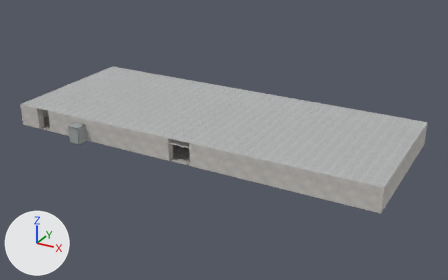
A saved change to the glTF model assets/campus/scenes/lab1.glb.
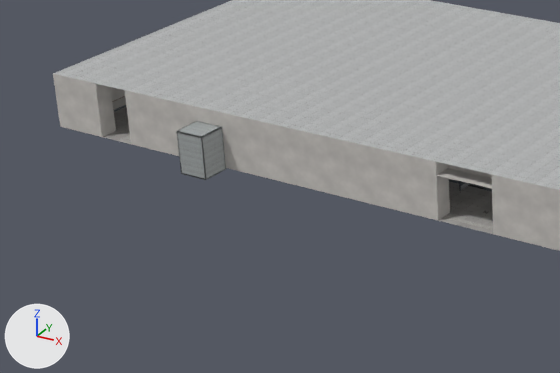
Old and new are each drawn whole from a 50 mm camera at (37.6, -66.3, 32.5) aimed at (1.5, -0.8, -0.3) and again close up on the part from 0% to 48% of the width and 27% to 78% of the height. The lights are fixed; the arrows at lower left show +X, +Y and +Z. The first two pictures are the older version. Where no turn or scale is listed for an object, it has been applied to the vertices. Vertices at exactly the same position are counted once.

The older version as bpy lines, for what is in view:
```python
ob_door_open__23_15__10_geo_m1 = bpy.data.objects.new('door_open__23_15__10_geo_m1', me_mesh_81)
ob_door_open__23_15__10_geo_m1.location = (0.0, 0.0, 0.0)
ob_door_open__23_15__10_geo_m3 = bpy.data.objects.new('door_open__23_15__10_geo_m3', me_mesh_83)
ob_door_open__23_15__10_geo_m3.location = (0.0, 0.0, 0.0)
ob_lab1_m0 = bpy.data.objects.new('lab1_m0', me_mesh_33)
ob_lab1_m0.location = (0.0, 0.0, 0.0)
ob_lab1_m1 = bpy.data.objects.new('lab1_m1', me_mesh_34)
ob_lab1_m1.location = (0.0, 0.0, 0.0)
ob_lab1_m10 = bpy.data.objects.new('lab1_m10', me_mesh_43)
ob_lab1_m10.location = (0.0, 0.0, 0.0)
ob_lab1_m2 = bpy.data.objects.new('lab1_m2', me_mesh_35)
ob_lab1_m2.location = (0.0, 0.0, 0.0)
ob_lab1_m3 = bpy.data.objects.new('lab1_m3', me_mesh_36)
ob_lab1_m3.location = (0.0, 0.0, 0.0)
ob_lab1_m4 = bpy.data.objects.new('lab1_m4', me_mesh_37)
ob_lab1_m4.location = (0.0, 0.0, 0.0)
ob_lab1_m7 = bpy.data.objects.new('lab1_m7', me_mesh_40)
ob_lab1_m7.location = (0.0, 0.0, 0.0)
```
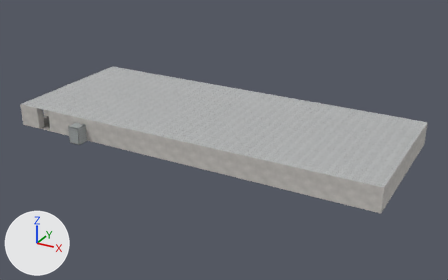
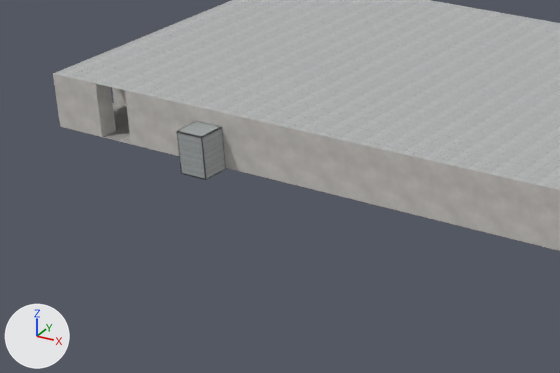
The change, as a list of edits to the scene's bpy script:
```text
Change mat_meshphongmaterial_028:
    where n0 = _N.new('ShaderNodeBsdfPrincipled'); n0.name = 'Principled BSDF'
    n0.inputs[2].default_value: 0.7 -> 0.94  # 'Roughness'
    where n4 = _N.new('ShaderNodeTexImage'); n4.name = 'Image Texture'
    n4.image: img_17dd50066a40793f_png -> img_5a6553f9cf94d7a2_png
    where n6 = _N.new('ShaderNodeTexImage'); n6.name = 'Image Texture.001'
    n6.image: img_82b791b84dc1ad98_png -> img_0886ee82539a839b_png
Change mat_meshphongmaterial_030:
    where n0 = _N.new('ShaderNodeBsdfPrincipled'); n0.name = 'Principled BSDF'
    n0.inputs[2].default_value: 0.96 -> 0.7  # 'Roughness'
    where n4 = _N.new('ShaderNodeTexImage'); n4.name = 'Image Texture'
    n4.image: img_634af403fd74aff1_png -> img_17dd50066a40793f_png
    where n6 = _N.new('ShaderNodeTexImage'); n6.name = 'Image Texture.001'
    n6.image: img_1a16e9578374db38_png -> img_82b791b84dc1ad98_png
Change mat_meshphongmaterial_065:
    where n0 = _N.new('ShaderNodeBsdfPrincipled'); n0.name = 'Principled BSDF'
    n0.inputs[2].default_value: 0.96 -> 0.6  # 'Roughness'
    where n4 = _N.new('ShaderNodeTexImage'); n4.name = 'Image Texture'
    n4.image: img_634af403fd74aff1_png -> img_5cda550752ff0ca4_png
    where n6 = _N.new('ShaderNodeTexImage'); n6.name = 'Image Texture.001'
    n6.image: img_1a16e9578374db38_png -> img_2f63d32582af7191_png
Change mat_meshphongmaterial_067:
    where n0 = _N.new('ShaderNodeBsdfPrincipled'); n0.name = 'Principled BSDF'
    n0.inputs[2].default_value: 0.6 -> 0.96  # 'Roughness'
    where n4 = _N.new('ShaderNodeTexImage'); n4.name = 'Image Texture'
    n4.image: img_5cda550752ff0ca4_png -> img_634af403fd74aff1_png
    where n6 = _N.new('ShaderNodeTexImage'); n6.name = 'Image Texture.001'
    n6.image: img_2f63d32582af7191_png -> img_1a16e9578374db38_png
Change mat_meshphongmaterial_069:
    where n0 = _N.new('ShaderNodeBsdfPrincipled'); n0.name = 'Principled BSDF'
    n0.inputs[2].default_value: 0.96 -> 0.6  # 'Roughness'
    where n4 = _N.new('ShaderNodeTexImage'); n4.name = 'Image Texture'
    n4.image: img_634af403fd74aff1_png -> img_5cda550752ff0ca4_png
    where n6 = _N.new('ShaderNodeTexImage'); n6.name = 'Image Texture.001'
    n6.image: img_1a16e9578374db38_png -> img_2f63d32582af7191_png
Change mat_meshphongmaterial_071:
    where n0 = _N.new('ShaderNodeBsdfPrincipled'); n0.name = 'Principled BSDF'
    n0.inputs[2].default_value: 0.6 -> 0.96  # 'Roughness'
    where n4 = _N.new('ShaderNodeTexImage'); n4.name = 'Image Texture'
    n4.image: img_5cda550752ff0ca4_png -> img_634af403fd74aff1_png
    where n6 = _N.new('ShaderNodeTexImage'); n6.name = 'Image Texture.001'
    n6.image: img_2f63d32582af7191_png -> img_1a16e9578374db38_png
Change me_mesh_33:
    where me_mesh_33.from_pydata(...)  # 1071 vertices, 2000 faces; spans x -25.0..25.0, y -10.0..10.0, z 0.0
    remove me_mesh_33.materials.append(mat_meshphongmaterial_026)
    add me_mesh_33.materials.append(mat_meshphongmaterial_028)
Change me_mesh_34:
    where me_mesh_34.from_pydata(...)  # 4 vertices, 2 faces; spans x -25.0..25.0, y -10.0..10.0, z 3.0
    remove me_mesh_34.materials.append(mat_meshphongmaterial_027)
    add me_mesh_34.materials.append(mat_meshphongmaterial_029)
Change me_mesh_35:
    remove me_mesh_35.from_pydata(...)  # 438 vertices, 678 faces; spans x -25.0..25.0, y -10.0..10.0, z 0.0..3.0
    remove me_mesh_35.materials.append(mat_meshphongmaterial_028)
    add me_mesh_35.from_pydata(...)  # 419 vertices, 646 faces; spans x -25.0..25.0, y -10.0..10.0, z 0.0..3.0
    me_mesh_35 part 1: 7 vertices removed from x -24.0, y -10.0..-6.0, z 0.0..3.0; 14 vertices added at x -25.0..-24.0, y -9.0..-6.0, z 0.0..3.0
    other edits to the shape of me_mesh_35 do not show in these pictures
    add me_mesh_35.materials.append(mat_meshphongmaterial_030)
Change me_mesh_36:
    remove me_mesh_36.from_pydata(...)  # 1145 vertices, 1616 faces; spans x -24.1..24.0, y -11.5..9.0, z 0.0..2.4
    add me_mesh_36.from_pydata(...)  # 1133 vertices, 1596 faces; spans x -24.1..24.0, y -11.5..9.0, z 0.0..2.4
    me_mesh_36 part 2: 1590 faces spanning x -24.1..24.0, y -11.5..9.0, z 0.0..2.4 switch from mat_meshphongmaterial_029 to mat_meshphongmaterial_031
    edits to the shape of me_mesh_36 do not show in these pictures
Change me_mesh_43:
    remove me_mesh_43.from_pydata(...)  # 200 vertices, 336 faces; spans x -20.0..17.0, y -9.6..8.9, z 0.0..1.0
    remove me_mesh_43.materials.append(mat_meshphongmaterial_035)
    add me_mesh_43.from_pydata(...)  # 104 vertices, 168 faces; spans x -24.6..17.0, y -9.0..8.9, z 0.0..0.9
    me_mesh_43 part 3: the loose piece of 16 vertices spanning x -1.0..2.0, y -9.6..-9.4, z 0.0 is turned -90 degrees about the z axis through its middle, then moved by (-25.0, 2.0, 0.0), in mat_meshphongmaterial_037
    other edits to the shape of me_mesh_43 do not show in these pictures
    add me_mesh_43.materials.append(mat_meshphongmaterial_037)
Change me_mesh_44:
    where me_mesh_44.from_pydata(...)  # 604 vertices, 1192 faces; spans x -19.0..23.7, y -8.6..8.8, z 0.0..1.4
    remove me_mesh_44.materials.append(mat_meshphongmaterial_036)
    add me_mesh_44.materials.append(mat_meshphongmaterial_038)
Change me_mesh_77:
    where me_mesh_77.from_pydata(...)  # 338 vertices, 632 faces; spans x -1.94..-1.11, y -5.96..-5.8, z 0.04..1.95
    remove me_mesh_77.materials.append(mat_meshphongmaterial_063)
    add me_mesh_77.materials.append(mat_meshphongmaterial_065)
Change me_mesh_79:
    where me_mesh_79.from_pydata(...)  # 72 vertices, 140 faces; spans x -1.93..-1.07, y -5.91..-5.85, z 0.01..2.05
    remove me_mesh_79.materials.append(mat_meshphongmaterial_065)
    add me_mesh_79.materials.append(mat_meshphongmaterial_067)
Change me_mesh_81:
    where me_mesh_81.from_pydata(...)  # 338 vertices, 632 faces; spans x -1.98..-1.82, y -6.7..-5.87, z 0.04..1.95
    remove me_mesh_81.materials.append(mat_meshphongmaterial_067)
    add me_mesh_81.materials.append(mat_meshphongmaterial_069)
Change me_mesh_83:
    where me_mesh_83.from_pydata(...)  # 72 vertices, 140 faces; spans x -1.93..-1.87, y -6.74..-5.88, z 0.01..2.05
    remove me_mesh_83.materials.append(mat_meshphongmaterial_069)
    add me_mesh_83.materials.append(mat_meshphongmaterial_071)
```

Changed parts and their boxes (x1, y1, x2, y2) in the close-ups (560 x 373 px; the box of a moved part takes in the faces that stretch with it):
'lab1_m2', reshaped
    both: (53, 74, 560, 251)
'lab1_m3', reshaped (not visible afterwards)
    before: (113, 105, 492, 191)
'door_open__23_15__10_geo_m3', surface changed, recoloured
    both: (459, 181, 470, 191)
'door_open__23_15__10_geo_m1', surface changed, recoloured
    both: (461, 183, 469, 190)
'door_closed__23_15__9_geo_m1', surface changed, recoloured
    both: (469, 183, 483, 188)
'lab1_m4', surface changed
    both: (112, 96, 485, 189)
part 1 of me_mesh_35, moved or reshaped
    before: (53, 74, 126, 137)
    after: (112, 87, 126, 105)
part 2 of me_mesh_36, recoloured
    before: (449, 179, 492, 191)
part 3 of me_mesh_43, moved or reshaped (mostly hidden afterwards)
    before: (443, 215, 493, 230)
    after: (113, 104, 123, 109)
